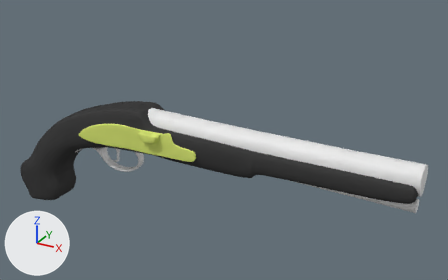
Before and after pictures for a commit that changed the Blender file Pistolv01.blend.
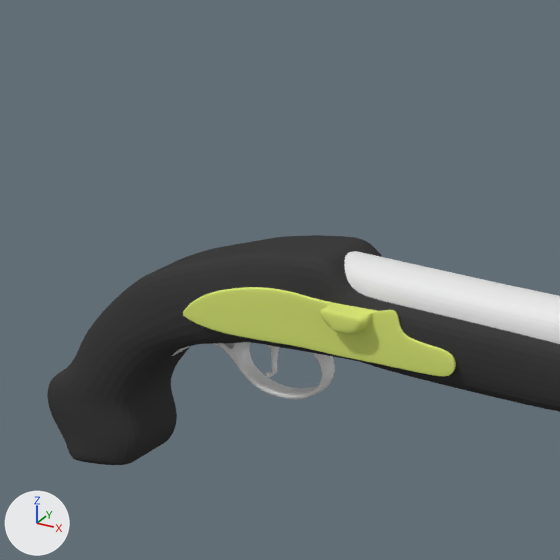
There are two pictures of each version: one whole from a camera (50 mm lens) standing at (6.04, -9.16, 7.19) and looking at (0.59, 0.76, 2.23), one close up on the part from 0% to 54% of the width and 0% to 86% of the height. Every picture has the same lights, and +X, +Y and +Z are marked at lower left.

In view in the first close-up: 'Metal', 'Plane.001', 'Plane.002', 'WoodPart'.
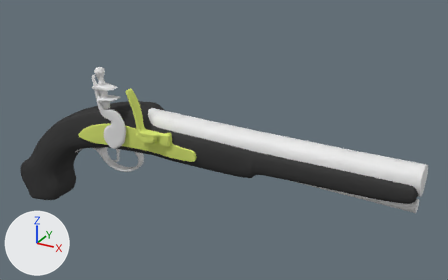
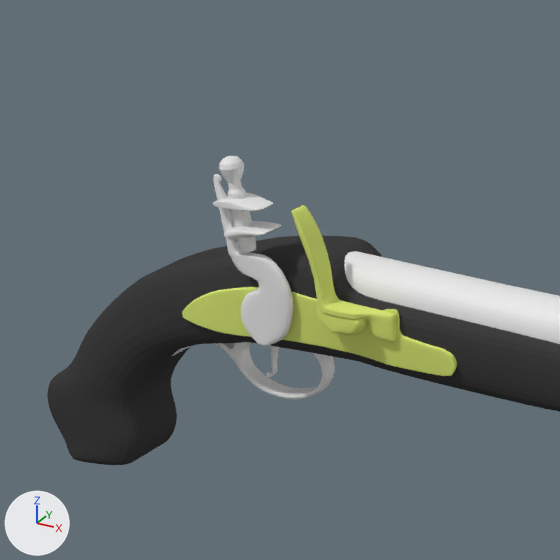
Commit message: Add screw

What the commit changed:
me_plane_007 is used by ob_plane_002; location (-2.419, -0.078, 2.046).
me_plane_007 had 227 vertices, 229 faces and spanned x -0.01..2.86, y -0.15..0.06, z -0.11..0.51.
me_plane_007 now has 898 vertices, 910 faces and spans x -0.01..2.86, y -0.19..0.07, z -0.11..0.51.
me_plane_007 part 1: 17 vertices moved within x -0.01..2.86, y -0.12..0.02, z -0.11..0.42; 87 vertices removed from x -0.01..2.86, y -0.15..0.02, z -0.11..0.42; 758 vertices added at x -0.01..2.86, y -0.19..0.07, z -0.11..0.5.
Mesh me_plane_001 is new.
It has 110 vertices, 108 faces and spans x 1.406..2.307, y -0.215..0.062, z 0.232..1.268.
It uses material mat_sidemetal (yellow #d9e776).
Mesh me_plane_004 is new.
It has 336 vertices, 332 faces and spans x -0.4..0.36, y -0.19..0.1, z -0.24..1.27.
Mesh me_circle_001 is new.
It has 361 vertices, 353 faces and spans x -0.138..0.148, y -0.231..-0.016, z -0.53..0.306.
Object 'PowderCover' (ob_powdercover) is new; it shows me_plane_001.
Its location is (-2.419, -0.078, 2.046).
It gains a SUBSURF modifier named 'Subsurf'.
Object 'Screw' (ob_screw) is new; it shows me_plane_004.
Its location is (-1.496, -0.083, 2.192).
It gains a SUBSURF modifier named 'Subsurf'.
Object 'Circle' (ob_circle) is new; it shows me_circle_001.
Its location is (-1.662, 0.0, 3.331).

Boxes [x1, y1, x2, y2] around the edits, measured in the close-ups (560 x 560 px):
'Plane.002', reshaped
    before: [183, 287, 456, 376]
    after: [182, 287, 457, 376]
'Screw', added
    after: [213, 174, 293, 346]
'PowderCover', added
    after: [291, 205, 397, 341]
'Circle', added
    after: [219, 156, 256, 252]
part 1 of me_plane_007, built on
    before: [183, 288, 456, 376]
    after: [182, 287, 457, 376]
